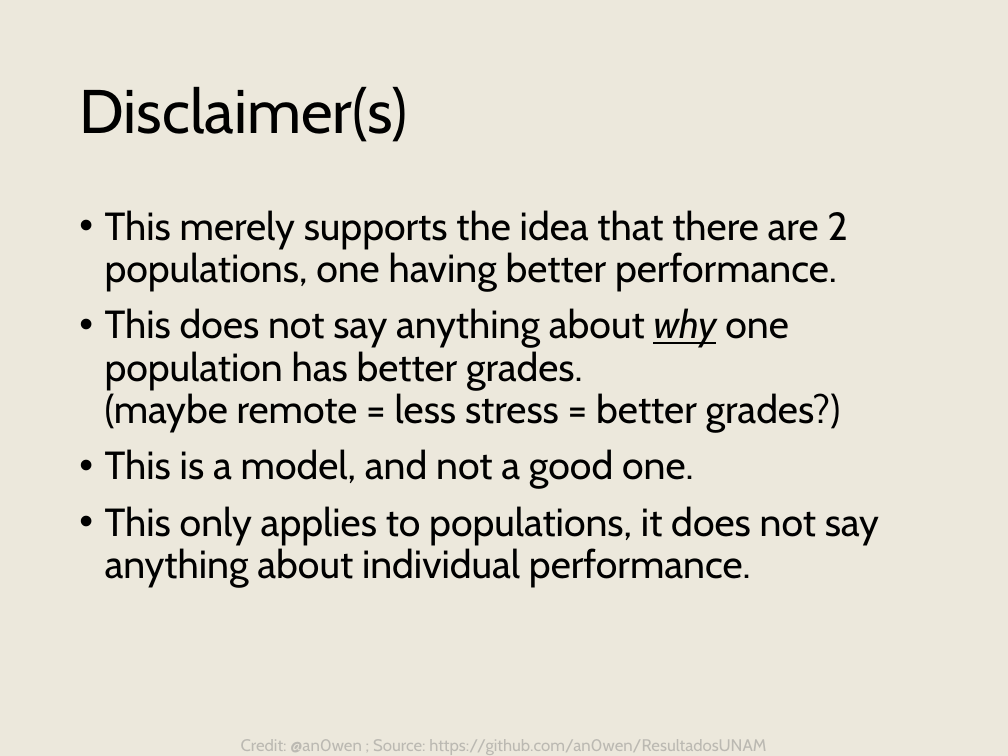
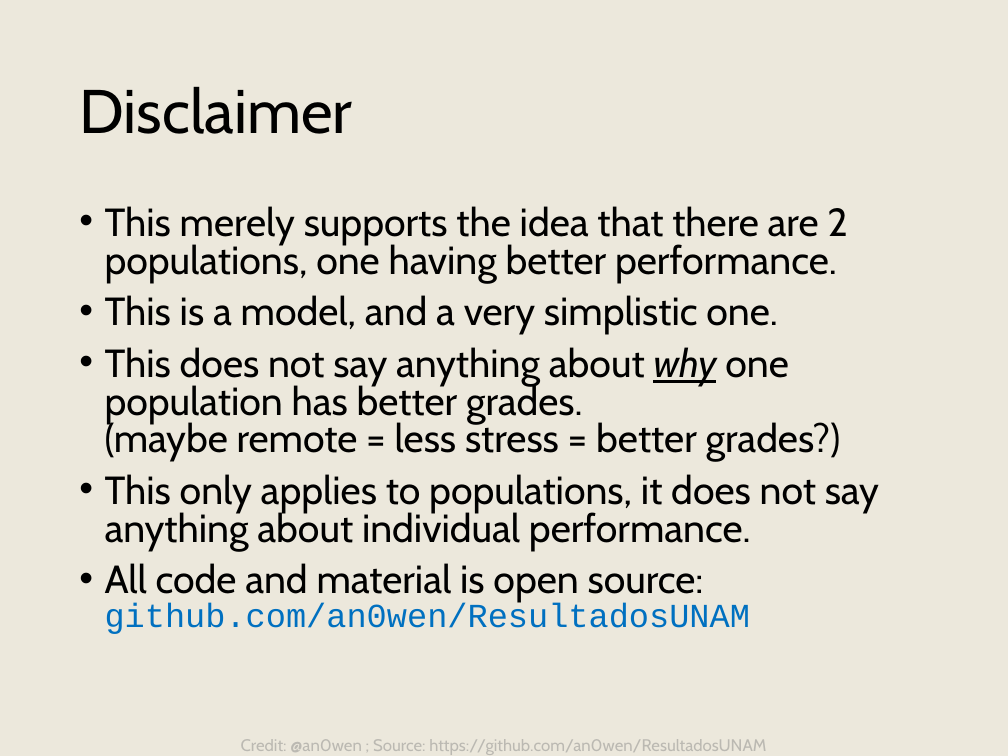
Before and after one commit to agn3si/ResultadosUNAM---data, a slide deck: slide 9 of analysis/percentage-atypical/presentation/presentation.pptx. Drawn at 1008x756 pixels with LibreOffice and Linux fonts; fonts in the diff are those of the drawing. Boxes give left, top, right and bottom in pixels: in the first picture for what was removed or moved away, otherwise in the second. Text is boxed around its words. In the diff, an @@ line names an element or a change of style, - is before the commit and + after.

```diff
--- a/analysis/percentage-atypical/presentation/presentation.pptx
+++ b/analysis/percentage-atypical/presentation/presentation.pptx
@@ title at (79, 86, 352, 134): text changed @@
-Disclaimer(s)
+Disclaimer
@@ text at (105, 206, 879, 551): line spacing 0.9 to 0.8 @@
@@ text at (105, 295, 777, 335): paragraph added @@
+• This is a model, and a very simplistic one.
@@ text at (105, 449, 693, 489): paragraph removed @@
-• This is a model, and not a good one.
@@ text at (105, 563, 750, 634): paragraph added @@
+• All code and material is open source:
+  github.com/an0wen/ResultadosUNAM
```
Also in this commit, not shown: 5 other slides changed, 10 other files.
